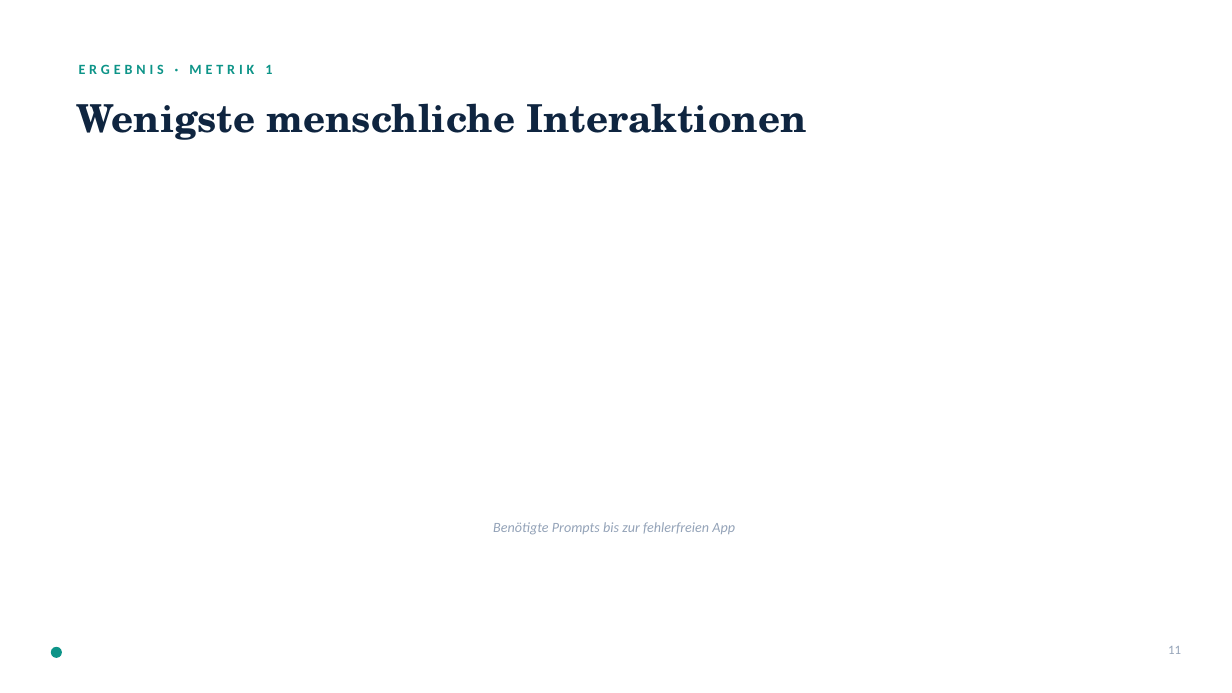
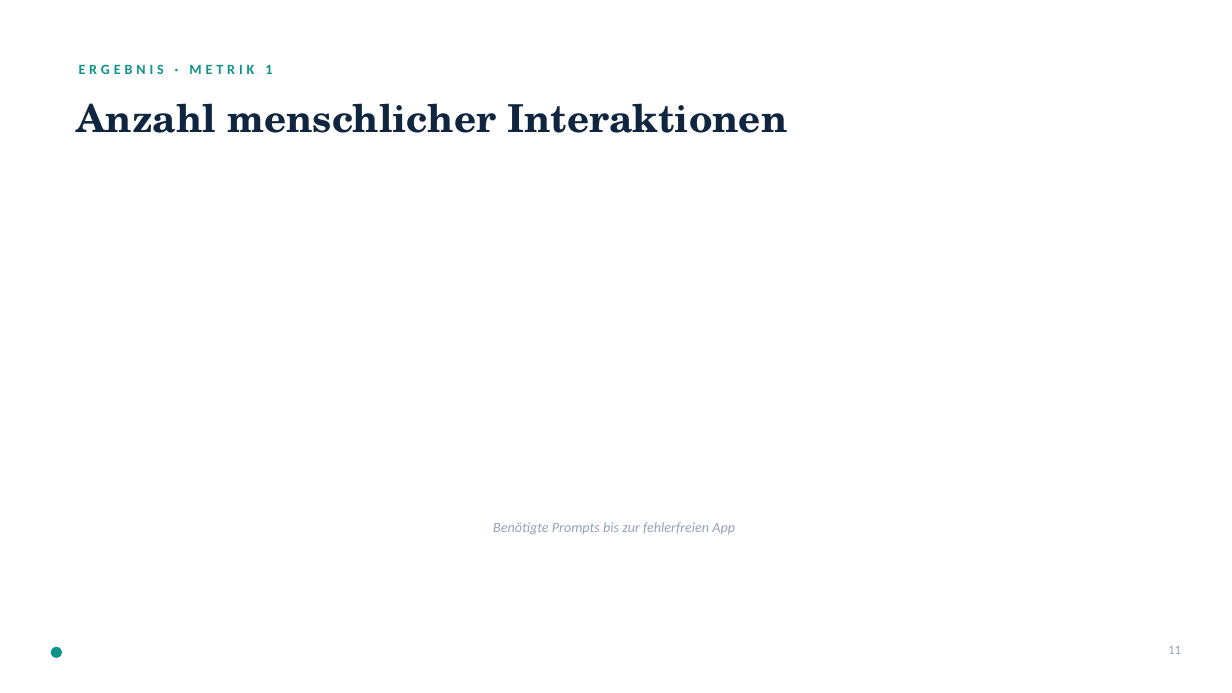
Before and after one commit to kis4-2026ss/projekt-bb-g2-pointner-kaltenegger, a slide deck: slide 11 of MCP_Praesentation.pptx _new.pptx. Drawn at 1232x693 pixels with LibreOffice and Linux fonts; fonts in the diff are those of the drawing. Boxes give left, top, right and bottom in pixels: in the first picture for what was removed or moved away, otherwise in the second. Text is boxed around its words. In the diff, an @@ line names an element or a change of style, - is before the commit and + after.

Commit message:
updated powerpoint

```diff
--- a/MCP_Praesentation.pptx _new.pptx
+++ b/MCP_Praesentation.pptx _new.pptx
@@ text at [77, 103, 787, 133]: text changed @@
-Wenigste menschliche Interaktionen
+Anzahl menschlicher Interaktionen
```
Also in this commit, not shown: 2 other slides changed.
